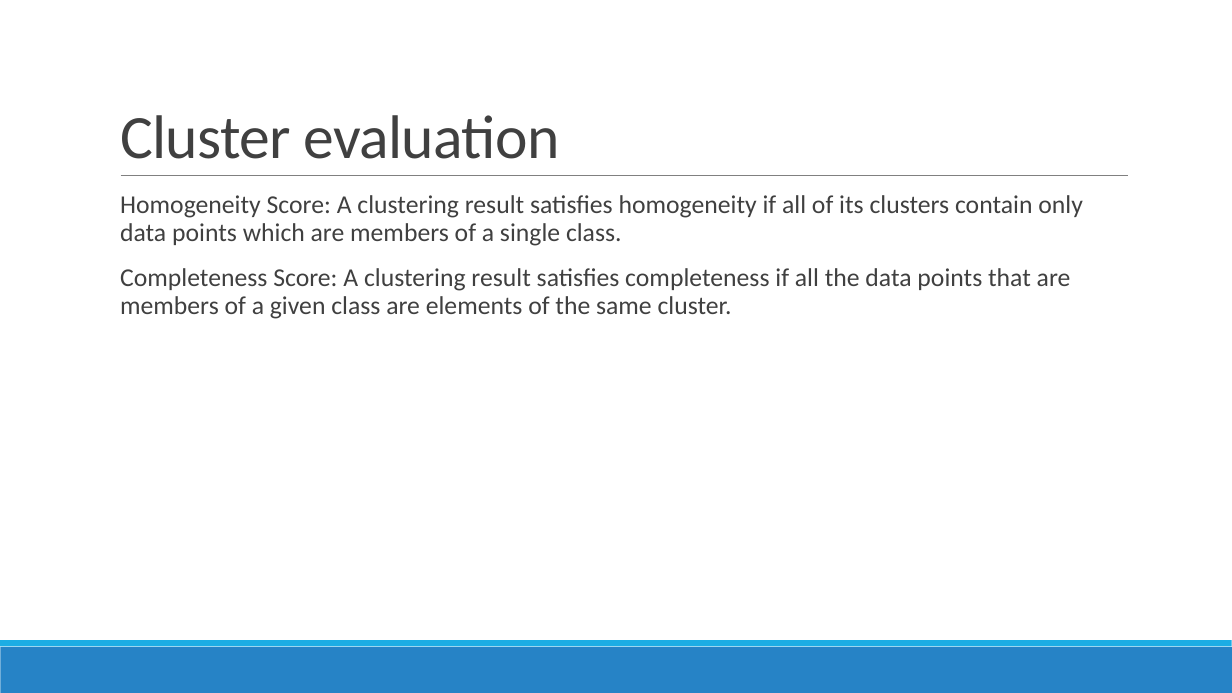
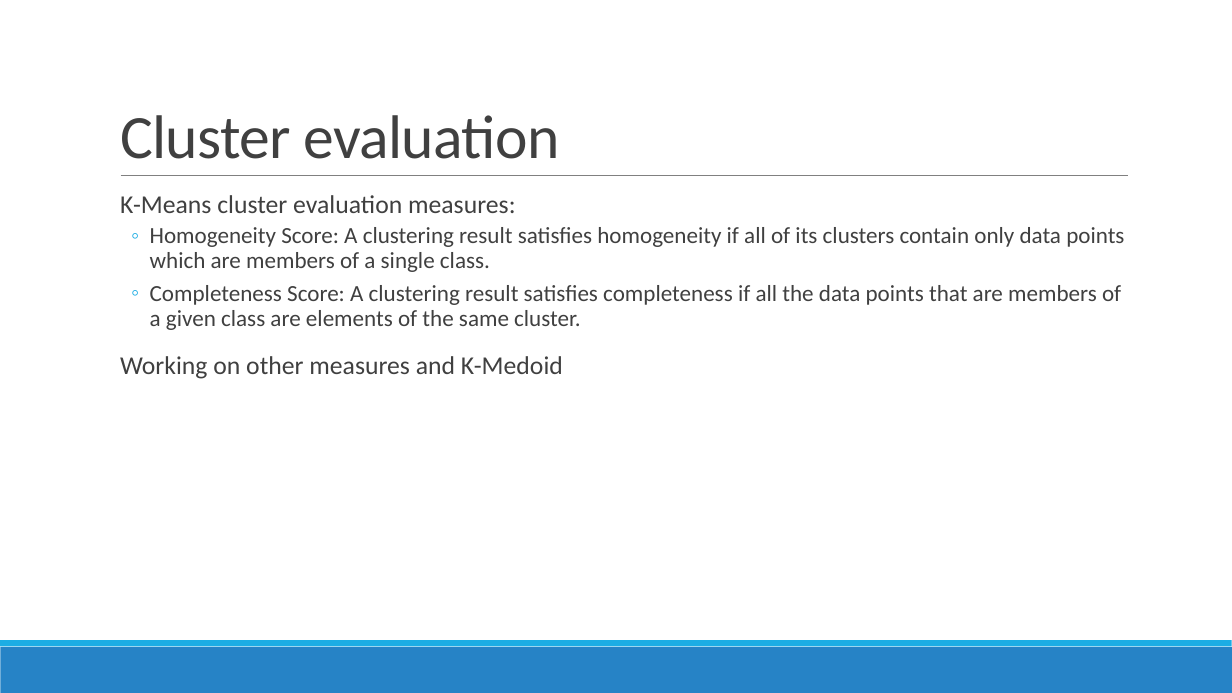
Before and after one commit to prajitdas/AndroidAnalytics, a slide deck: slide 7 of documentation/presentations/Google Play Store - Prajit.pptx. Drawn at 1232x693 pixels with LibreOffice and Linux fonts; fonts in the diff are those of the drawing. Boxes give left, top, right and bottom in pixels: in the first picture for what was removed or moved away, otherwise in the second. Text is boxed around its words. In the diff, an @@ line names an element or a change of style, - is before the commit and + after.

Commit message:
presentation

```diff
--- a/documentation/presentations/Google Play Store - Prajit.pptx
+++ b/documentation/presentations/Google Play Store - Prajit.pptx
@@ text at [120, 195, 516, 213]: paragraph added @@
+  K-Means cluster evaluation measures:
@@ text at [150, 227, 1124, 330]: size 20 to 18 pt in "Homogeneity Score: A clustering result satisfies homogeneity ...", "Completeness Score: A clustering result satisfies completene ..."; bullet   to ◦; list level 1 to 2 in "Homogeneity Score: A clustering result ..."; list level 1 to 2 in "Completeness Score: A clustering result ..." @@
@@ text at [120, 356, 563, 379]: paragraph added @@
+  Working on other measures and K-Medoid
```
